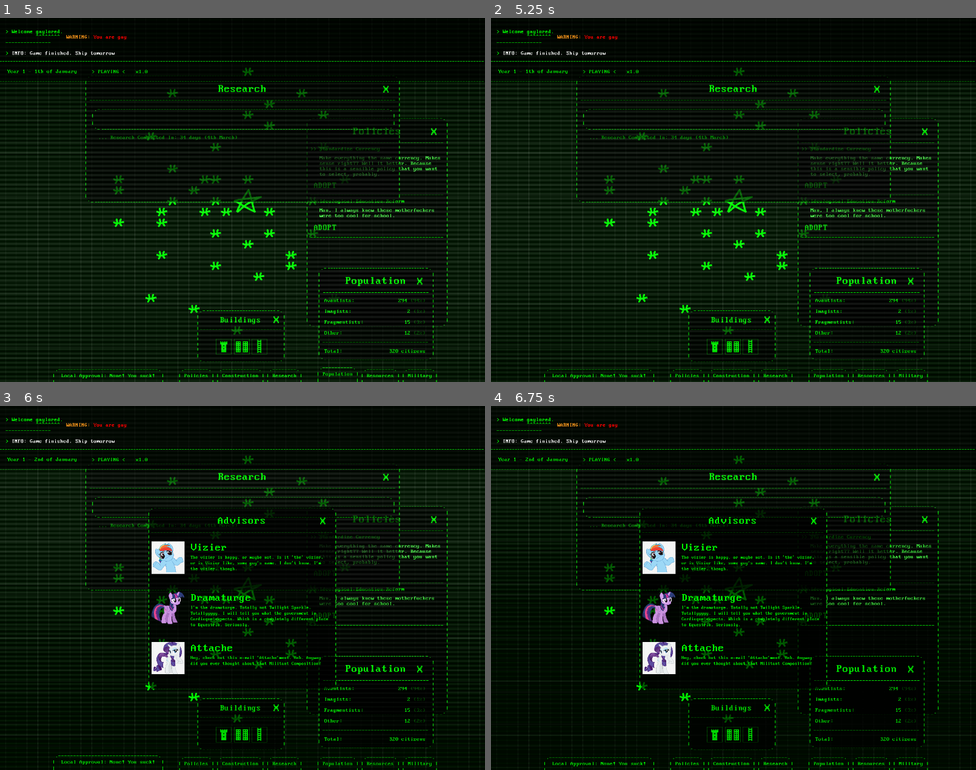
Above: before the commit, frames 1-4 (two rows, left to right).
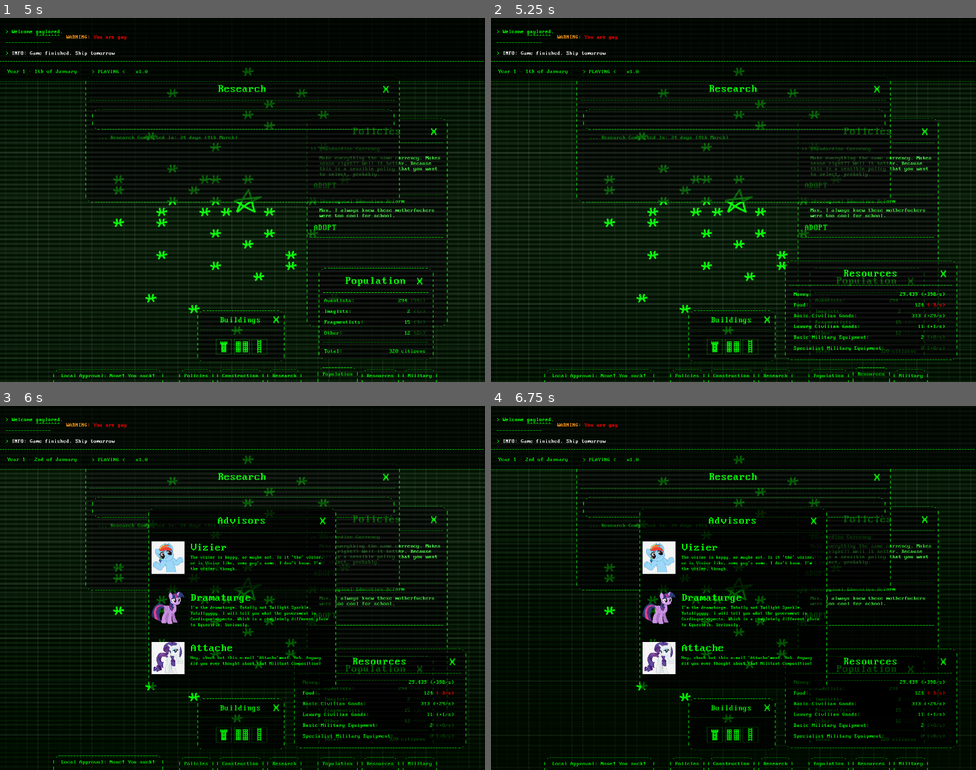
Above: after the commit, the same moments.

Repository: AlexHoratio/SATRAP
Game: Godot game, scene res://Scenes/satrap.tscn
The game is run twice, just before and just after one commit, with the same random seed, the same clock (stepped at 60 frames per second) and the same inputs. This scene is started directly instead of the project's main scene.
Inputs (mouse positions are in pixels of both pictures, inside the frame that each line leads up to):
- Up to frame 1 (5 s): click (252, 130) at 0.5 s; click ".------------. | Construction…" at 1.25 s; click ".--------. | Policies | | |" at 2 s; click ".--------. | Research | | |" at 2.75 s; click (242, 320) at 3.52 s; click ".----------. | Population | |…" at 4.25 s
- Up to frame 2 (5.25 s): click ".---------. | Resources | | |" at 5 s
- Up to frame 3 (6 s): click ".----------------------------…" at 5.75 s
- Up to frame 4 (6.75 s): click (738, 588) at 6.52 s

Frame 1 is identical in both runs. In frame 2, 1.3% of the frame differs, in the area x 60-97%, y 66-100%; in frame 3, 1.2%; in frame 4, 1.2%.

Commit message:
resources viewer mock

Diff:
--- /dev/null
+++ b/Prefabs/Entities/Windows/resource_viewer.gd
@@ -0,0 +1,35 @@
+extends Control
+
+signal closed
+
+var dragging = false
+var drag_origin = Vector2(0, 0)
+var mouse_origin = Vector2(0, 0)
+
+
+func _ready():
+	pass
+
+func _process(delta):
+	if dragging:
+		global_position = drag_origin + (get_global_mouse_position() - mouse_origin)
+
+	if Input.is_action_just_pressed("esc"):
+		close()
+
+func close() -> void:
+	emit_signal("closed")
+	queue_free()
+
+func _on_x_pressed():
+	close()
+
+func _on_drag_button_down():
+	dragging = true
+	drag_origin = global_position
+	mouse_origin = get_global_mouse_position()
+	Input.set_mouse_mode(Input.MOUSE_MODE_HIDDEN)
+
+func _on_drag_button_up():
+	dragging = false
+	Input.set_mouse_mode(Input.MOUSE_MODE_VISIBLE)
--- /dev/null
+++ b/Prefabs/Entities/Windows/resource_viewer.tscn
@@ -0,0 +1,140 @@
+[gd_scene format=3 uid="uid://berfflt4cirjj"]
+
+[ext_resource type="Script" uid="uid://dikn3vcb23kcy" path="res://Prefabs/Entities/Windows/resource_viewer.gd" id="1_hn3my"]
+[ext_resource type="PackedScene" uid="uid://tgc3hym3uof4" path="res://Prefabs/CanvasLayer/ascii_patch.tscn" id="2_4nue1"]
+[ext_resource type="Texture2D" uid="uid://d3yswvtxapsa7" path="res://Graphics/CanvasLayer/ascii_border_filled.png" id="3_a5xk4"]
+[ext_resource type="FontFile" uid="uid://umn6u7qbb6il" path="res://Graphics/Fonts/MorePerfectDOSVGA.ttf" id="4_vdakv"]
+
+[node name="resource_viewer" type="Control" unique_id=290430879]
+layout_mode = 3
+anchors_preset = 15
+anchor_right = 1.0
+anchor_bottom = 1.0
+grow_horizontal = 2
+grow_vertical = 2
+mouse_filter = 2
+script = ExtResource("1_hn3my")
+
+[node name="ascii_patch" parent="." unique_id=58068374 instance=ExtResource("2_4nue1")]
+layout_mode = 0
+offset_left = 872.0
+offset_top = 718.0
+offset_right = 1385.0
+offset_bottom = 1017.0
+texture = ExtResource("3_a5xk4")
+
+[node name="header" type="Control" parent="ascii_patch" unique_id=1935119879]
+layout_mode = 1
+anchors_preset = 10
+anchor_right = 1.0
+offset_bottom = 82.5
+grow_horizontal = 2
+
+[node name="drag" type="Button" parent="ascii_patch/header" unique_id=20769597]
+self_modulate = Color(1, 1, 1, 0)
+layout_mode = 1
+anchors_preset = 15
+anchor_right = 1.0
+anchor_bottom = 1.0
+grow_horizontal = 2
+grow_vertical = 2
+mouse_default_cursor_shape = 2
+
+[node name="title" type="Label" parent="ascii_patch/header" unique_id=948575574]
+layout_mode = 1
+anchors_preset = 15
+anchor_right = 1.0
+anchor_bottom = 1.0
+grow_horizontal = 2
+grow_vertical = 2
+theme_override_colors/font_color = Color(0, 1, 0, 1)
+theme_override_fonts/font = ExtResource("4_vdakv")
+theme_override_font_sizes/font_size = 32
+text = "Resources"
+horizontal_alignment = 1
+vertical_alignment = 1
+
+[node name="x" type="LinkButton" parent="ascii_patch" unique_id=1788936028]
+self_modulate = Color(0, 1, 0, 1)
+layout_mode = 1
+anchors_preset = 1
+anchor_left = 1.0
+anchor_right = 1.0
+offset_left = -49.625
+offset_top = 26.5
+offset_right = -31.625
+offset_bottom = 58.5
+grow_horizontal = 0
+theme_override_fonts/font = ExtResource("4_vdakv")
+theme_override_font_sizes/font_size = 32
+text = "X"
+underline = 1
+
+[node name="div" type="Label" parent="ascii_patch" unique_id=846634507]
+layout_mode = 1
+anchors_preset = 10
+anchor_right = 1.0
+offset_top = 67.0
+offset_bottom = 83.0
+grow_horizontal = 2
+theme_override_colors/font_color = Color(0, 1, 0, 1)
+theme_override_fonts/font = ExtResource("4_vdakv")
+text = "------------------------------------------------------"
+horizontal_alignment = 1
+
+[node name="breakdown_l" type="RichTextLabel" parent="ascii_patch" unique_id=807729552]
+layout_mode = 1
+anchors_preset = -1
+anchor_left = 0.0006513986
+anchor_right = 0.0006513986
+offset_left = 26.665842
+offset_top = 94.000015
+offset_right = 477.44556
+offset_bottom = 270.0
+theme_override_fonts/normal_font = ExtResource("4_vdakv")
+bbcode_enabled = true
+text = "[color=#0f0]Money:
+
+[color=#0f0]Food:
+
+[color=#0f0]Basic Civilian Goods:
+
+[color=#0f0]Luxury Civilian Goods:
+
+[color=#0f0]Basic Military Equipment:
+
+[color=#0f0]Specialist Military Equipment:"
+fit_content = true
+scroll_active = false
+metadata/_edit_use_anchors_ = true
+
+[node name="breakdown_r" type="RichTextLabel" parent="ascii_patch" unique_id=2069862919]
+layout_mode = 1
+anchors_preset = -1
+anchor_left = 0.0006513986
+anchor_right = 0.0006513986
+offset_left = 26.665842
+offset_top = 94.000015
+offset_right = 477.44556
+offset_bottom = 270.0
+theme_override_fonts/normal_font = ExtResource("4_vdakv")
+bbcode_enabled = true
+text = "[color=#0f0]29,439 [color=#00ff00ff](+398/s)
+
+[color=#0f0]124 [color=#ff0000ff](-3/s)
+
+[color=#0f0]313 [color=#00ff00ff](+29/s)
+
+[color=#0f0]11 [color=#00ff00ff](+1/s)
+
+[color=#0f0]2 [color=#00ff0055](+0/s)
+
+[color=#00ff0055]0 [color=#00ff0055](+0/s)"
+fit_content = true
+scroll_active = false
+horizontal_alignment = 2
+metadata/_edit_use_anchors_ = true
+
+[connection signal="button_down" from="ascii_patch/header/drag" to="." method="_on_drag_button_down"]
+[connection signal="button_up" from="ascii_patch/header/drag" to="." method="_on_drag_button_up"]
+[connection signal="pressed" from="ascii_patch/x" to="." method="_on_x_pressed"]
--- /dev/null
+++ b/Scenes/resources_button.gd
@@ -0,0 +1,30 @@
+extends Button
+
+var viewer = null
+
+var hovering = false
+
+func _ready():
+	pass
+
+func _process(delta):
+	position = lerp(position, Vector2(1073, 1032) if hovering else Vector2(1073, 1037), 15 * delta)
+
+func close_viewer() -> void:
+	viewer = null
+
+func _on_mouse_entered():
+	hovering = true
+
+func _on_mouse_exited():
+	hovering = false
+
+func _on_pressed():
+	if viewer == null:
+		var resource_viewer = load("res://Prefabs/Entities/Windows/resource_viewer.tscn").instantiate()
+		resource_viewer.closed.connect(close_viewer)
+		get_parent().add_child(resource_viewer)
+
+		viewer = resource_viewer
+	else:
+		viewer.close()
--- a/Scenes/satrap.tscn
+++ b/Scenes/satrap.tscn
@@ -15,6 +15,7 @@
 [ext_resource type="Script" uid="uid://cw56dfpx0qx5d" path="res://Scenes/population_button.gd" id="6_fl5u0"]
 [ext_resource type="PackedScene" uid="uid://w56ex1jngn1o" path="res://Prefabs/Entities/Windows/action_window.tscn" id="6_malts"]
 [ext_resource type="Script" uid="uid://cuyko0sfxo8mf" path="res://Scenes/top_bar.gd" id="6_sncgy"]
+[ext_resource type="Script" uid="uid://xh8fwuf8m4k1" path="res://Scenes/resources_button.gd" id="7_5ytj4"]
 [ext_resource type="Script" uid="uid://bxhyagvikexol" path="res://Scenes/world_camera.gd" id="7_42a5o"]
 
 [sub_resource type="GDScript" id="GDScript_5ytj4"]
@@ -419,6 +420,7 @@
 theme_override_colors/font_color = Color(0, 1, 0, 1)
 theme_override_fonts/font = ExtResource("3_y32xm")
 theme_override_font_sizes/font_size = 48
+script = ExtResource("7_5ytj4")
 
 [node name="text" type="Label" parent="CanvasLayer/info/resources" unique_id=1193692819]
 layout_mode = 1
@@ -721,6 +723,9 @@
 [connection signal="mouse_entered" from="CanvasLayer/info/population" to="CanvasLayer/info/population" method="_on_mouse_entered"]
 [connection signal="mouse_exited" from="CanvasLayer/info/population" to="CanvasLayer/info/population" method="_on_mouse_exited"]
 [connection signal="pressed" from="CanvasLayer/info/population" to="CanvasLayer/info/population" method="_on_pressed"]
+[connection signal="mouse_entered" from="CanvasLayer/info/resources" to="CanvasLayer/info/resources" method="_on_mouse_entered"]
+[connection signal="mouse_exited" from="CanvasLayer/info/resources" to="CanvasLayer/info/resources" method="_on_mouse_exited"]
+[connection signal="pressed" from="CanvasLayer/info/resources" to="CanvasLayer/info/resources" method="_on_pressed"]
 [connection signal="mouse_entered" from="CanvasLayer/local_approval" to="CanvasLayer/local_approval" method="_on_mouse_entered"]
 [connection signal="mouse_exited" from="CanvasLayer/local_approval" to="CanvasLayer/local_approval" method="_on_mouse_exited"]
 [connection signal="pressed" from="CanvasLayer/local_approval" to="CanvasLayer/local_approval" method="_on_pressed"]
Not shown, added: Prefabs/Entities/Windows/resource_viewer.gd.uid
Not shown, added: Scenes/resources_button.gd.uid
